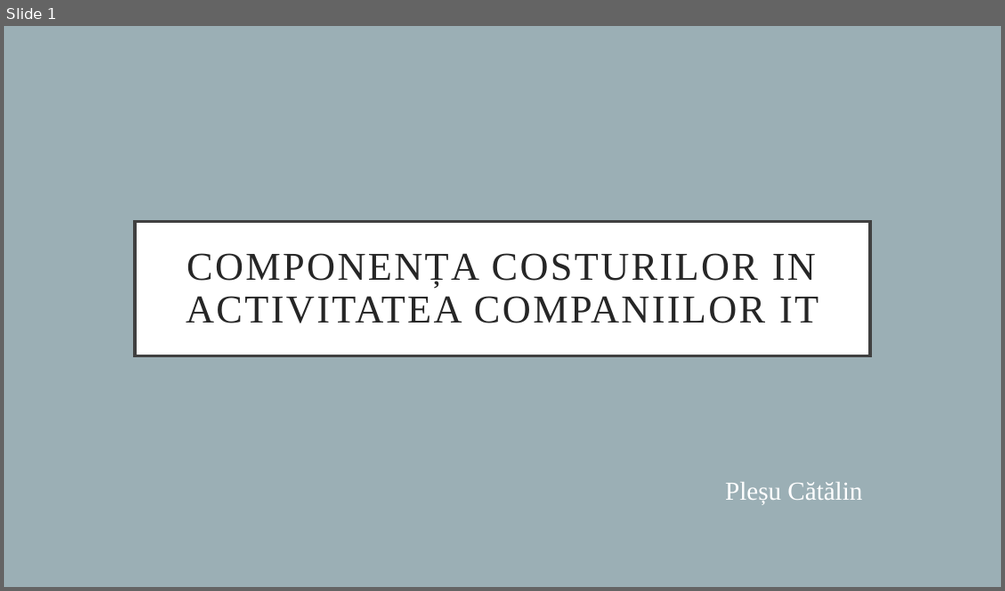
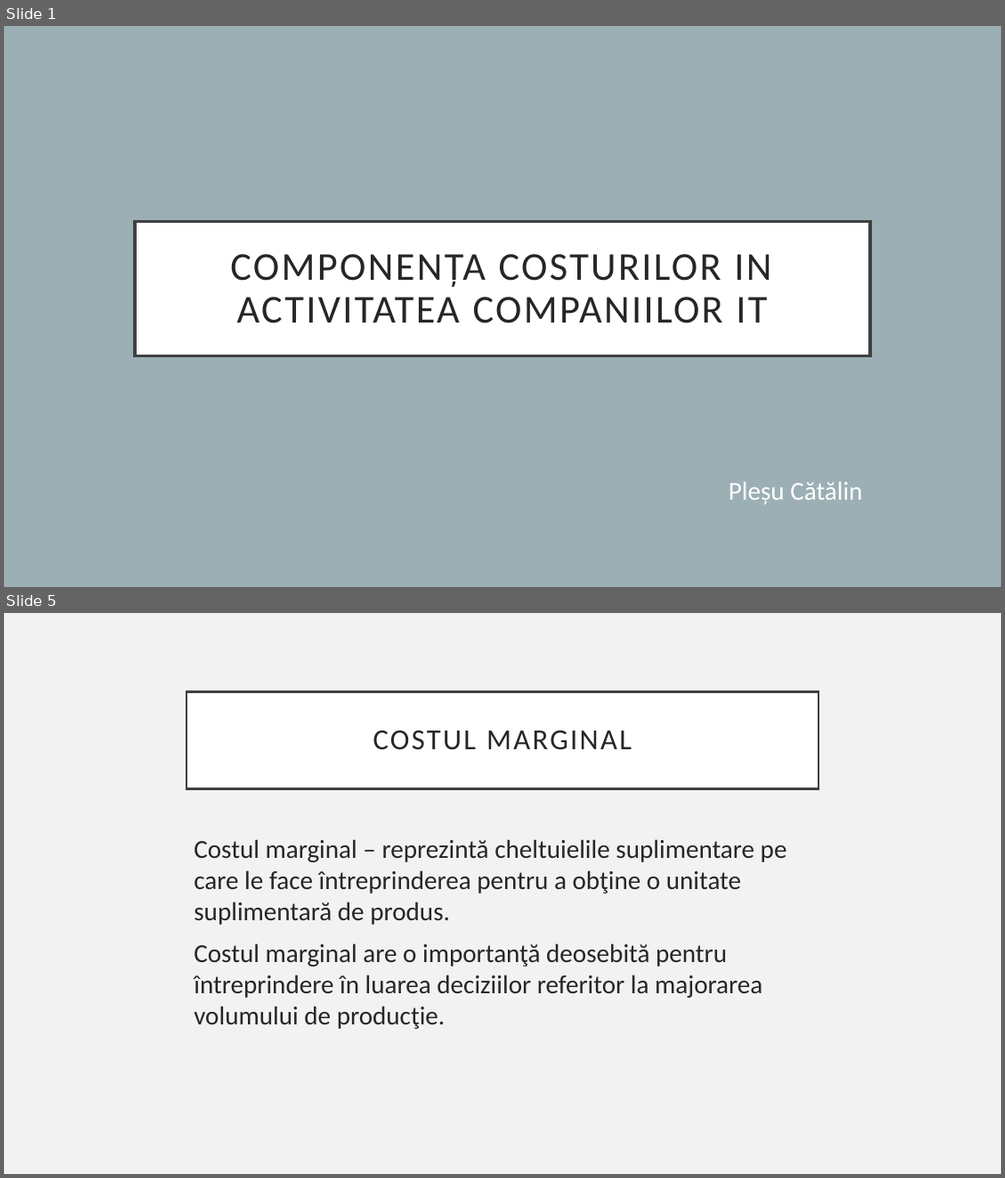
Before and after one commit to Catalinhimself/UTM, a slide deck: FER/componenta preturilor/componenta costurilor.pptx. Shown one above the other, each under a label of ours: slide 1 before the commit, slides 1 and 5 after it; the slides between them are not shown. The pictures are 1005x591 and 1005x1178 pixels, drawn with LibreOffice and Linux fonts; fonts in the diff are those of the drawing. Boxes give left, top, right and bottom in pixels: in the first picture for what was removed or moved away, otherwise in the second. Text is boxed around its words. In the diff, an @@ line names an element or a change of style, - is before the commit and + after.

```diff
--- a/FER/componenta preturilor/componenta costurilor.pptx
+++ b/FER/componenta preturilor/componenta costurilor.pptx
@@ slide 5 added at (4, 613, 1001, 1174), background #F2F2F2 @@
@@ title added at (186, 691, 818, 788), fill #FFFFFF, outline #404040 2.5 pt, 28 pt, text #262626 @@
+COSTUL MARGINAL
@@ text added at (194, 839, 787, 1029), 25 pt, text #262626 @@
+Costul marginal – reprezintă cheltuielile suplimentare pe care le face întreprinderea pentru a obţine o unitate suplimentară de produs.
+Costul marginal are o importanţă deosebită pentru întreprindere în luarea deciziilor referitor la majorarea volumului de producţie.
@@ slide 1 changed as well @@
@@ title "COMPONENȚA COSTURILOR IN ACTIVITATEA COMPANIILOR ..." at (135, 221, 870, 356): font Times New Roman to Calibri @@
@@ subtitle "Pleșu Cătălin" at (728, 482, 862, 504): font Times New Roman to Calibri @@
```
Also in this commit, not shown: 3 other slides added, 2 slides removed, 4 other files.
